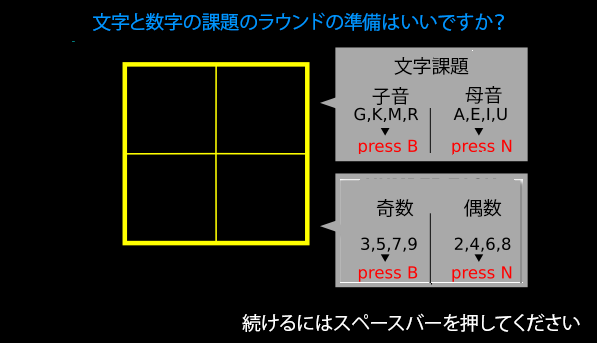
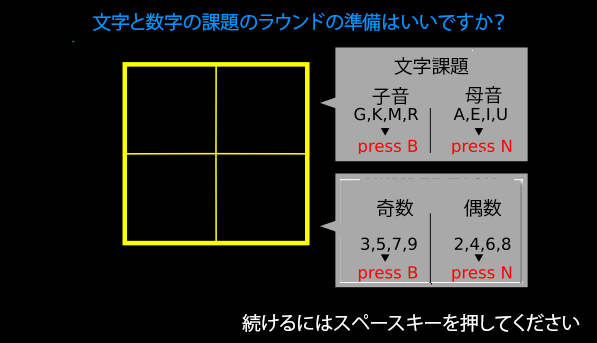
Before/after of a 597px x 343px layered artwork. What changed in the layer stack:
renamed "続けるにはスペースバーを押してください" to "続けるにはスペースキーを押してください", painted on it over [406, 313, 580, 332]
